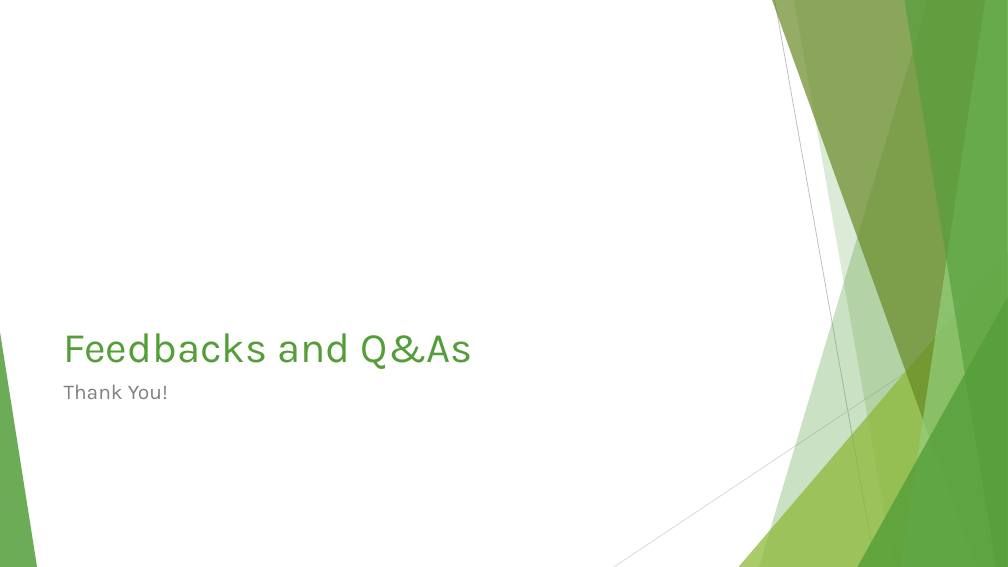
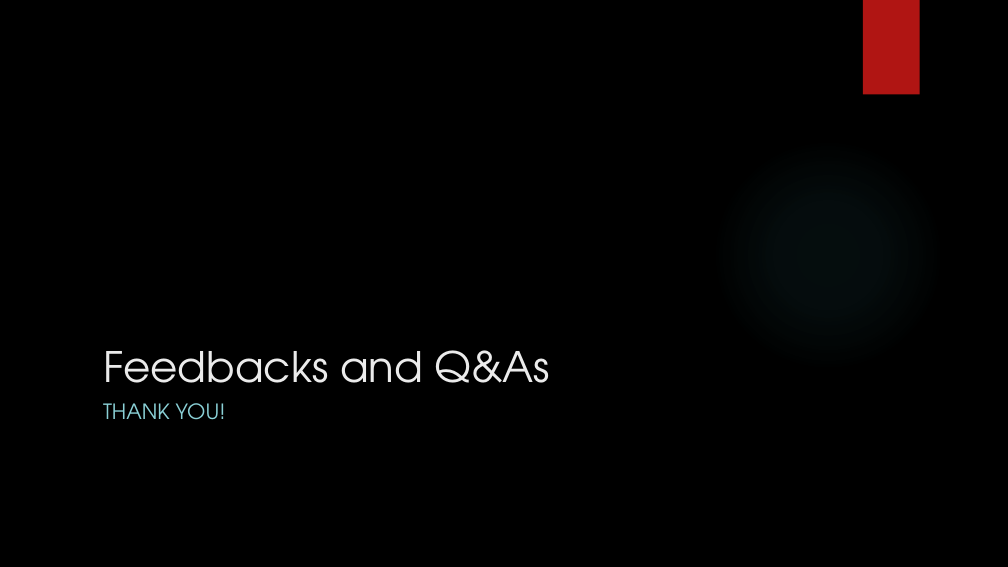
Before and after one commit to jmp808/Go4Food, a slide deck: slide 18 of Documents/Go4Food.pptx (slide 10 before the commit). Drawn at 1008x567 pixels with LibreOffice and Linux fonts; fonts in the diff are those of the drawing; background and template pictures are left out. Boxes give left, top, right and bottom in pixels: in the first picture for what was removed or moved away, otherwise in the second. Text is boxed around its words. In the diff, an @@ line names an element or a change of style, - is before the commit and + after.

```diff
--- a/Documents/Go4Food.pptx
+++ b/Documents/Go4Food.pptx
@@ background #FFFFFF to picture (left out) @@
@@ rectangle added at bbox=[863, 0, 920, 95], fill #B01513 @@
@@ ellipse added at bbox=[712, 138, 944, 371], fill gradient #50B9C1 @@
@@ title "Feedbacks and Q&As": place and size @@
-title "Feedbacks and Q&As" at bbox=[64, 333, 473, 369]
+title "Feedbacks and Q&As" at bbox=[103, 350, 551, 383]
@@ title "Feedbacks and Q&As" at bbox=[103, 350, 551, 383]: font Karla to TeX Gyre Adventor, text colour #549E39 to #EBEBEB @@
@@ group removed at bbox=[0, 0, 1008, 567]: 5 freeform shapes, 3 triangles, 2 lines @@
@@ text at bbox=[103, 403, 226, 420]: text changed; font Karla to TeX Gyre Adventor; text colour #808080 to #8AD0D6 @@
-Thank You!
+THANK YOU!
```
Also in this commit, not shown: 4 other slides changed, 13 slides added, 5 slides removed, 3 other files.
